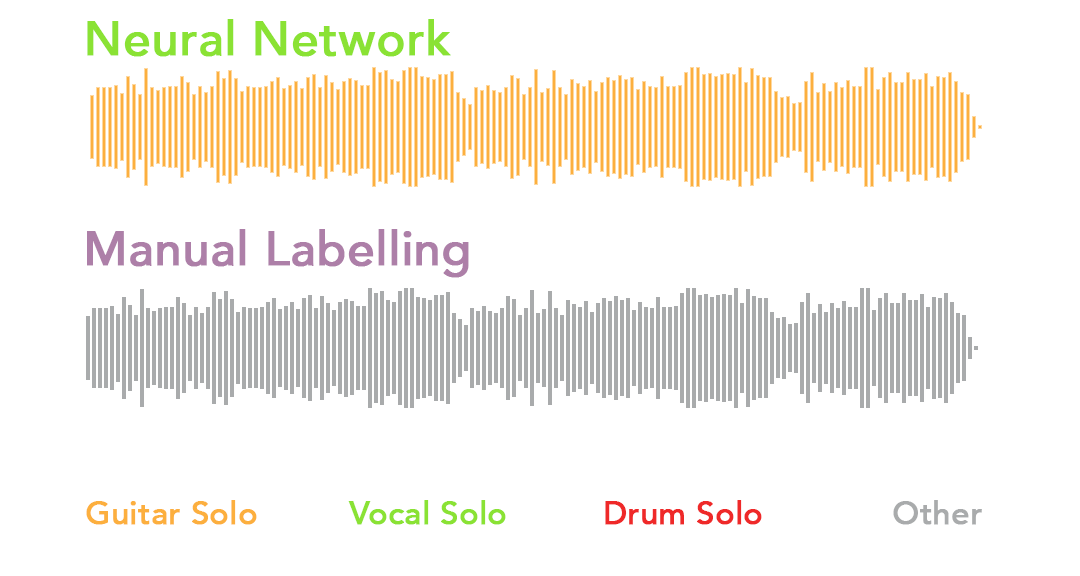
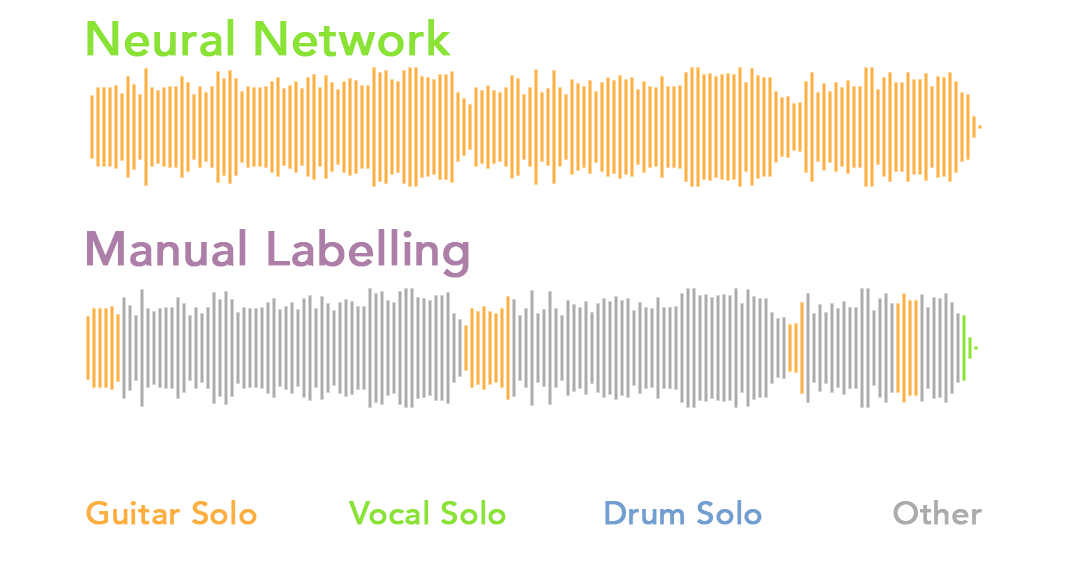
Two versions of the same layered image (1080 × 576). Layer-by-layer changes:
painted on "Drum Solo" over box(605, 500, 762, 525)
showed "WhiteSquare copy 2", moved it into group "MIR Graph", painted on it over box(86, 288, 978, 408)
hid "WhiteSquare copy" over box(86, 288, 978, 408)
